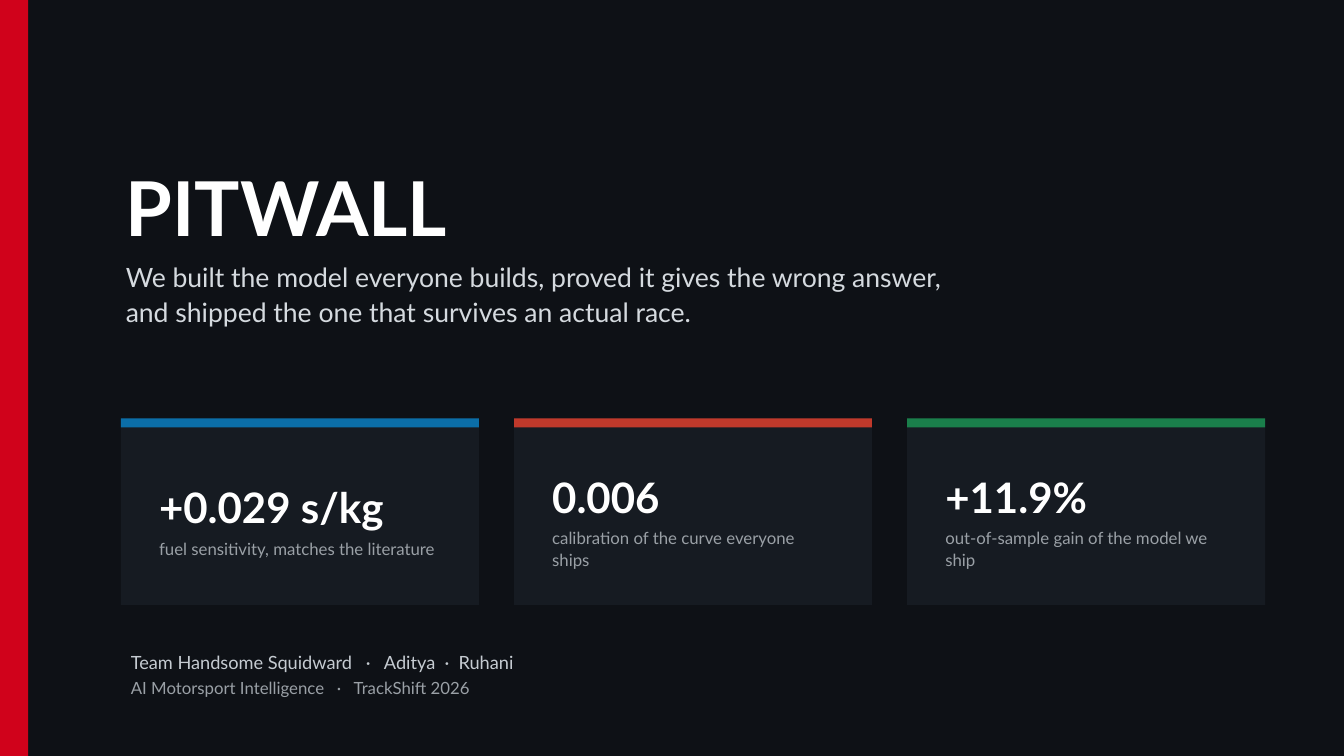
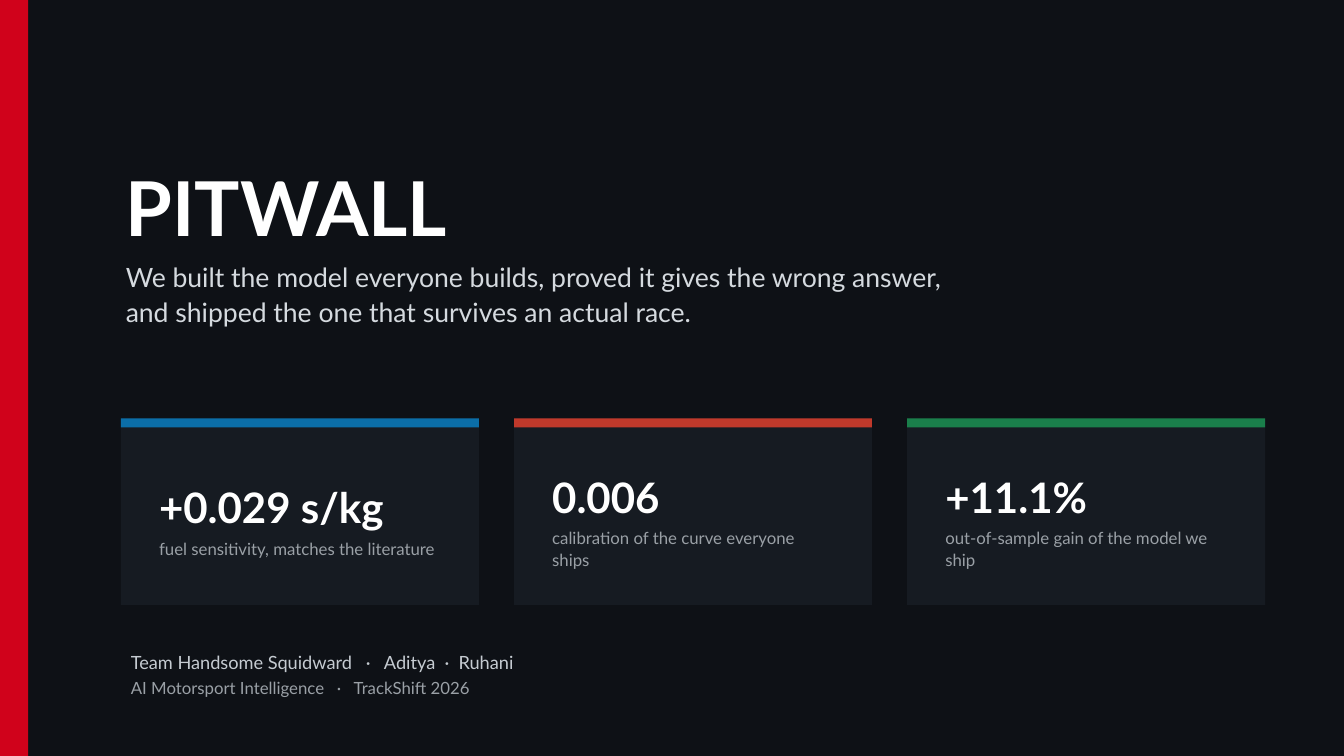
Before and after one commit to OptimistOtaku/trackshift-26, a slide deck: slide 13 of artifacts/PITWALL_TrackShift2026.pptx (slide 12 before the commit). Drawn at 1344x756 pixels with LibreOffice and Linux fonts; fonts in the diff are those of the drawing. Boxes give left, top, right and bottom in pixels: in the first picture for what was removed or moved away, otherwise in the second. Text is boxed around its words. In the diff, an @@ line names an element or a change of style, - is before the commit and + after.

```diff
--- a/artifacts/PITWALL_TrackShift2026.pptx
+++ b/artifacts/PITWALL_TrackShift2026.pptx
@@ text at (945,482,1087,514): text changed @@
-+11.9%
++11.1%
```
Also in this commit, not shown: 4 other slides changed, 1 slide added, 13 other files.
